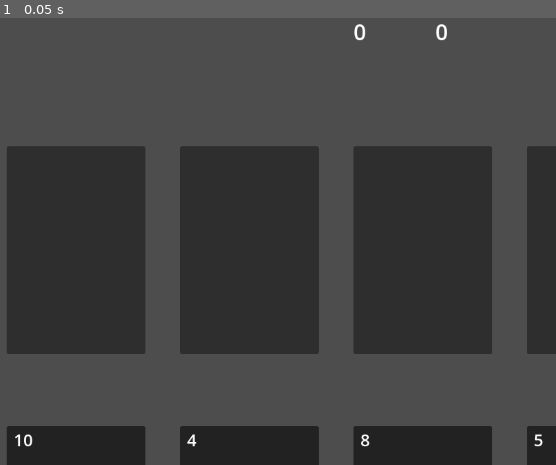
Above: before the commit, frame 1.
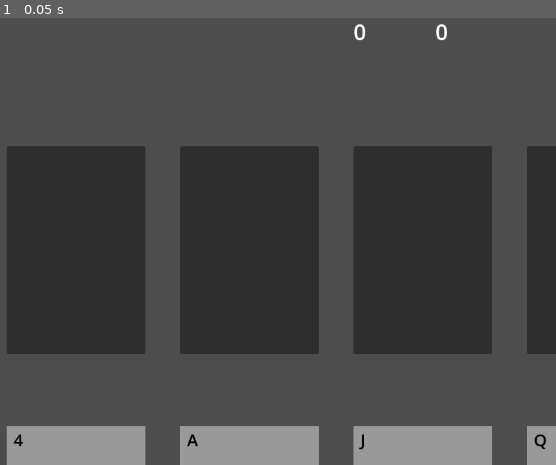
Above: after the commit, the same moment.

Repository: mikerobideau/comboranker
Game: Godot game, scene res://object/round/round.tscn
Same seed, same stepped clock (60 frames per second), same inputs: the game is played once before the commit and once after it. The project has no main scene, so this scene is started directly.
Inputs:
- Up to frame 1 (0.05 s): no input

The runs differ from the first frame. In frame 1, 7.0% of the frame differs, in the area x 1-100%, y 91-100%.

Commit message:
multiple cards in each pile

Diff:
--- a/comboranker/object/card/card.tscn
+++ b/comboranker/object/card/card.tscn
@@ -1,9 +1,12 @@
-[gd_scene load_steps=2 format=3 uid="uid://tftlhnikgsl6"]
+[gd_scene load_steps=3 format=3 uid="uid://tftlhnikgsl6"]
 
 [ext_resource type="Script" path="res://object/card/card.gd" id="1_0ihq4"]
 
+[sub_resource type="StyleBoxFlat" id="StyleBoxFlat_gm4xo"]
+
 [node name="Card" type="Panel"]
 custom_minimum_size = Vector2(200, 300)
+theme_override_styles/panel = SubResource("StyleBoxFlat_gm4xo")
 script = ExtResource("1_0ihq4")
 
 [node name="TopLeft" type="MarginContainer" parent="."]
@@ -14,6 +17,7 @@
 
 [node name="Rank" type="Label" parent="TopLeft"]
 layout_mode = 2
+theme_override_colors/font_color = Color(0, 0, 0, 1)
 theme_override_font_sizes/font_size = 24
 text = "2"
 
@@ -33,6 +37,7 @@
 
 [node name="Rank" type="Label" parent="BottomRight"]
 layout_mode = 2
+theme_override_colors/font_color = Color(0, 0, 0, 1)
 theme_override_font_sizes/font_size = 24
 text = "2
 "
@@ -52,6 +57,7 @@
 offset_bottom = 11.5
 grow_horizontal = 2
 grow_vertical = 2
+theme_override_colors/font_color = Color(0, 0, 0, 1)
 text = "Diamonds"
 
 [connection signal="gui_input" from="." to="." method="_on_gui_input"]
--- a/comboranker/object/pile/pile.gd
+++ b/comboranker/object/pile/pile.gd
@@ -2,6 +2,8 @@
 class_name Pile
 
 signal clicked(pile: Pile)
+
+var is_board = false
 
 func add(card: Card) -> void:
 	if card.get_parent():
--- a/comboranker/object/round/round.gd
+++ b/comboranker/object/round/round.gd
@@ -22,19 +22,24 @@
 	piles = [pile1, pile2, pile3, pile4]
 	top_piles = [top_pile1, top_pile2, top_pile3, top_pile4]
 	for pile in top_piles:
+		pile.is_board = true
 		pile.clicked.connect(on_pile_clicked)
 	deck.card_clicked.connect(on_card_clicked)
 	deck.shuffle()
 	deal()
 
 func deal() -> void:
-	for i in range(4):
+	for i in range(deck.cards.size()):
 		var card = deck.deal()
 		var pile = piles[i % piles.size()]
 		pile.add(card)
 
 func on_card_clicked(card: Card) -> void:
-	selected_card = card
+	var pile = card.get_parent()
+	if pile.is_board:
+		on_pile_clicked(pile)
+	else:
+		selected_card = card
 
 func on_pile_clicked(pile: Pile) -> void:
 	if selected_card:
